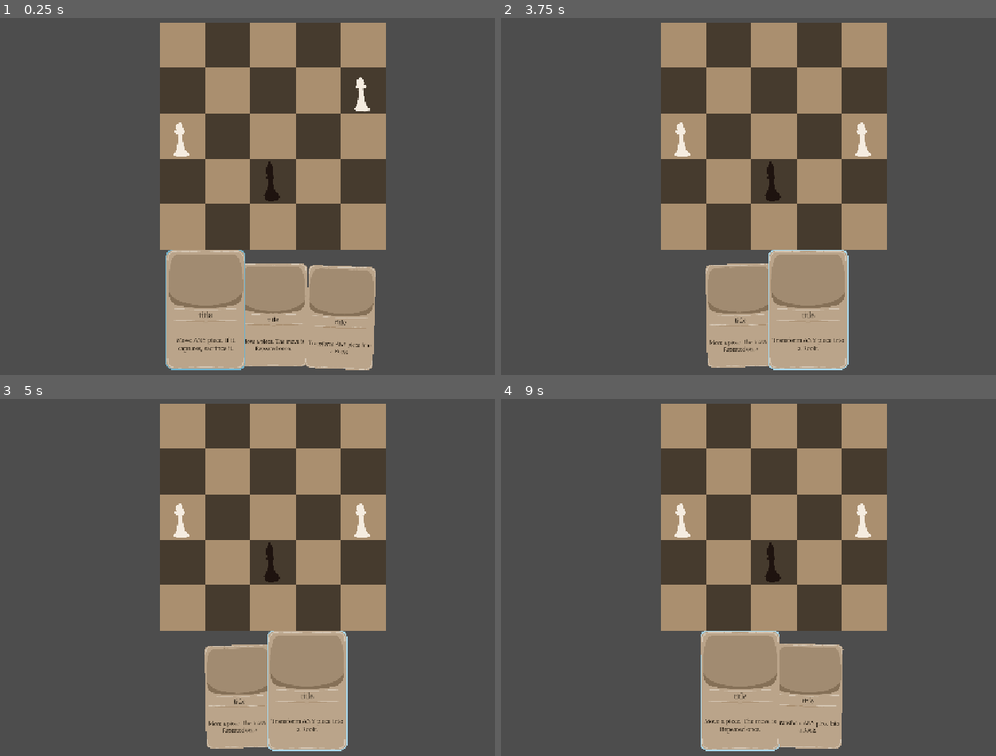
Above: before the commit, frames 1-4 (two rows, left to right).
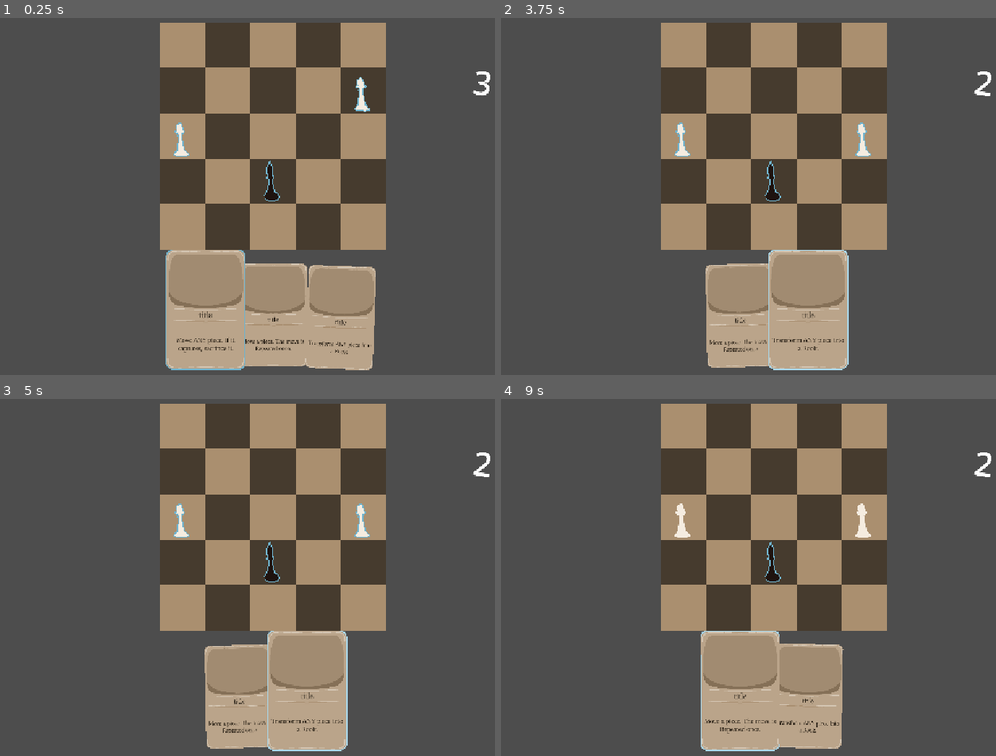
Above: after the commit, the same moments.

Repository: yourname3/gmtk-2026
Game: Godot game, scene res://levels/transform_rook.tscn
Same seed, same stepped clock (60 frames per second), same inputs: the game is played once before the commit and once after it. This scene is started directly instead of the project's main scene.
Inputs (mouse positions are in pixels of both pictures, inside the frame that each line leads up to):
- Up to frame 1 (0.25 s): no input
- Up to frame 2 (3.75 s): move the mouse to (773, 182) at 0.52 s; click (773, 182) at 0.6 s; tap Enter at 1.25, 2.75 s; move the mouse to (684, 135) at 1.27 s; click (684, 135) at 1.35 s; tap Space at 2 s; move the mouse to (862, 89) at 2.02 s; click (862, 89) at 2.1 s; move the mouse to (862, 135) at 2.77 s; click (862, 135) at 2.85 s; move the mouse to (966, 250) at 3.52 s; click (966, 250) at 3.6 s
- Up to frame 3 (5 s): tap Space at 4.25 s; move the mouse to (84, 523) at 4.27 s; click (84, 523) at 4.35 s
- Up to frame 4 (9 s): tap Enter at 5 s; move the mouse to (807, 577) at 5.02 s; click (807, 577) at 5.1 s; tap Space at 5.75 s; move the mouse to (679, 488) at 5.77 s; click (679, 488) at 5.85 s; move the mouse to (911, 559) at 6.52 s; click (911, 559) at 6.6 s; move the mouse to (644, 595) at 7.27 s; click (644, 595) at 7.35 s; move the mouse to (837, 498) at 8.02 s; click (837, 498) at 8.1 s; move the mouse to (743, 648) at 8.77 s; click (743, 648) at 8.85 s

The runs differ from the first frame. In frame 1, 0.3% of the frame differs, in the area x 35-100%, y 14-52%; in frame 2, 0.3%; in frame 3, 0.3%; in frame 4, 0.2%.

Commit message:
add clock + lots of other updates

Diff:
--- a/board_highlighter/board_highlighter.gd
+++ b/board_highlighter/board_highlighter.gd
@@ -11,6 +11,7 @@
 }
 
 static var select_state := SelectState.NONE
+static var select_filter: CardData.PieceFilter = CardData.PieceFilter.SAME_SIDE
 # Integer id to determine if we're on the same select or not
 static var select_id := 0
 
--- a/card/card_data.gd
+++ b/card/card_data.gd
@@ -4,6 +4,11 @@
 enum Activate {
 	PieceMove,
 	PieceSelect,
+}
+
+enum PieceFilter {
+	SAME_SIDE,
+	ANY,
 }
 
 enum SpecialAbility {
@@ -13,6 +18,7 @@
 }
 
 @export var activation: Activate = Activate.PieceMove
+@export var piece_filter: PieceFilter = PieceFilter.SAME_SIDE
 @export var ability: SpecialAbility = SpecialAbility.None
 @export var description: String = "Card description"
 
@@ -31,4 +37,4 @@
 				Board.move(piece, pos)
 				await SignalBus.piece_moved
 		SpecialAbility.TransformRook:
-			selected_piece.transform_into(Piece.Type.ROOK)
+			await selected_piece.transform_into(Piece.Type.ROOK)
--- a/card/card_hand.gd
+++ b/card/card_hand.gd
@@ -7,6 +7,9 @@
 
 # Applies any relevant state updates when a new card becomes "selected" for real.
 func select_card(card: Card) -> void:
+	if card != Card.selected_card: # Reset board selection for now..
+		if BoardHighlighter.select_state == BoardHighlighter.SelectState.LOCATION:
+			SignalBus.move_selected.emit(null)
 	Card.selected_card = card
 
 	var set_select_state := false
@@ -22,7 +25,10 @@
 
 	if not set_select_state:
 		# Reset to NONE
+
 		BoardHighlighter.select_state = BoardHighlighter.SelectState.NONE
+
+	BoardHighlighter.select_filter = card.data.piece_filter
 
 func arrange_cards() -> void:
 	const w: float = 384
@@ -99,6 +105,8 @@
 		select_card(active_cards[0])
 
 	SignalBus.card_finished_playing.connect(func():
+		Clock.instance.update(active_cards.size())
+
 		await get_tree().process_frame
 		if Card.selected_card == null:
 			for child in active_cards:
@@ -106,6 +114,10 @@
 					select_card(child)
 					break
 	)
+
+	await get_tree().process_frame
+	await get_tree().process_frame
+	Clock.instance.update(active_cards.size())
 
 func get_height() -> float:
 	return %RefRect.get_rect().size.y
--- a/cards/move_any_then_sacrifice_on_capture.tres
+++ b/cards/move_any_then_sacrifice_on_capture.tres
@@ -4,5 +4,6 @@
 
 [resource]
 script = ExtResource("1_2bxtk")
+piece_filter = 1
 description = "Move ANY piece. If it captures, sacrifice it."
 metadata/_custom_type_script = "uid://dfant1e3uq18d"
--- a/cards/transform_any_rook.tres
+++ b/cards/transform_any_rook.tres
@@ -5,6 +5,7 @@
 [resource]
 script = ExtResource("1_65fmm")
 activation = 1
+piece_filter = 1
 ability = 2
 description = "Transform ANY piece into a Rook."
 metadata/_custom_type_script = "uid://dfant1e3uq18d"
--- /dev/null
+++ b/clock/clock.gd
@@ -0,0 +1,12 @@
+extends Node2D
+class_name Clock
+
+@onready var clock := %Clock
+
+static var instance: Clock = null
+
+func _ready() -> void:
+	instance = self
+
+func update(cards: int) -> void:
+	clock.text = str(cards)
--- /dev/null
+++ b/clock/clock.tscn
@@ -0,0 +1,17 @@
+[gd_scene format=3 uid="uid://dkp8oou7e0gjs"]
+
+[ext_resource type="Script" uid="uid://ddulvhcfbgc8t" path="res://clock/clock.gd" id="1_vx6em"]
+
+[node name="Clock" type="Node2D" unique_id=444931598]
+script = ExtResource("1_vx6em")
+
+[node name="Clock" type="Label" parent="." unique_id=410796401]
+unique_name_in_owner = true
+offset_left = -79.0
+offset_top = -150.0
+offset_right = 137.0
+offset_bottom = 109.0
+rotation = 0.14304401
+theme_override_font_sizes/font_size = 189
+text = "3"
+horizontal_alignment = 1
--- a/levels/transform_rook.tscn
+++ b/levels/transform_rook.tscn
@@ -6,6 +6,7 @@
 [ext_resource type="Resource" uid="uid://2j0d8g238d0v" path="res://cards/move_any_then_sacrifice_on_capture.tres" id="4_vhriu"]
 [ext_resource type="Resource" uid="uid://blm2qo2rq08c6" path="res://cards/repeat_move_once.tres" id="5_dqnsy"]
 [ext_resource type="Resource" uid="uid://bpt24de36uqyt" path="res://cards/transform_any_rook.tres" id="6_jwtk1"]
+[ext_resource type="PackedScene" uid="uid://dkp8oou7e0gjs" path="res://clock/clock.tscn" id="7_vhriu"]
 
 [node name="Level" unique_id=1114344541 instance=ExtResource("1_1hcpy")]
 
@@ -23,3 +24,6 @@
 
 [node name="CardHand" parent="." index="6" unique_id=850826435]
 cards = Array[ExtResource("3_ncwog")]([ExtResource("4_vhriu"), ExtResource("5_dqnsy"), ExtResource("6_jwtk1")])
+
+[node name="Clock" parent="." index="7" unique_id=444931598 instance=ExtResource("7_vhriu")]
+position = Vector2(1817, 343)
--- a/piece/piece.gd
+++ b/piece/piece.gd
@@ -19,23 +19,58 @@
 }
 
 @onready var sprite := %Sprite
+# @onready var highlight := %Highlight
 
 @export var type: Type = Type.PAWN
 @export var is_black: bool = true
 
 func update_appearance() -> void:
 	sprite.region_rect.position.x = (256 * 5) - int(type) * 256
-	sprite.modulate = COLOR_BLACK if is_black else COLOR_WHITE
+	sprite.self_modulate = COLOR_BLACK if is_black else COLOR_WHITE
 
 # Called when the node enters the scene tree for the first time.
 func _ready() -> void:
 	update_appearance()
+
+	if not Engine.is_editor_hint():
+		sprite.set_instance_shader_parameter(&"line_thickness", 0.0)
+		sprite.set_instance_shader_parameter(&"line_colour", Card.HIGHLIGHT_SOFT)
+
+var _highlight_tween: Tween = null
+var _highlight_state: bool = false
+var _highlight_hard: bool = false
+
+func _set_highlight(hl: bool, hard: bool = false) -> void:
+	if hl == _highlight_state and hard == _highlight_hard: return
+
+	if _highlight_tween:
+		_highlight_tween.kill()
+		_highlight_tween = null
+
+	_highlight_tween = create_tween()
+	if hl != _highlight_state:
+		_highlight_tween.tween_property(sprite, ^"instance_shader_parameters/line_thickness",
+			0.008 if hl else 0.0, 0.1).set_ease(Tween.EASE_IN_OUT).set_trans(Tween.TRANS_CUBIC)
+	if hard != _highlight_hard:
+		_highlight_tween.parallel().tween_property(sprite, ^"instance_shader_parameters/line_colour",
+			Card.HIGHLIGHT_HARD if hard else Card.HIGHLIGHT_SOFT, 0.1).set_ease(Tween.EASE_IN_OUT).set_trans(Tween.TRANS_CUBIC)
+
+	_highlight_state = hl
+	_highlight_hard = hard
 
 # Called every frame. 'delta' is the elapsed time since the previous frame.
 func _process(delta: float) -> void:
 	if Engine.is_editor_hint():
 		update_appearance()
 		return
+
+	if BoardHighlighter.select_state == BoardHighlighter.SelectState.PIECE or \
+		BoardHighlighter.select_state == BoardHighlighter.SelectState.PIECE_ONLY:
+		_set_highlight(is_selectable())
+	elif BoardHighlighter.select_state == BoardHighlighter.SelectState.LOCATION:
+		_set_highlight(is_selectable() and not BoardHighlighter.is_tile_highlighted(tile_pos()), _is_move_selector)
+	else:
+		_set_highlight(false)
 
 	# TODO: Not this.
 	#if BoardHighlighter.select_state == BoardHighlighter.SelectState.NONE:
@@ -106,7 +141,7 @@
 
 func select_this() -> void:
 	SignalBus.piece_selected.emit(self)
-
+	BoardHighlighter.select_state = BoardHighlighter.SelectState.NONE
 
 func transform_into(type: Type) -> void:
 	self.type = type
@@ -153,18 +188,27 @@
 	await %AnimationPlayer.animation_finished
 	queue_free()
 
+func is_selectable() -> bool:
+	match BoardHighlighter.instance.select_filter:
+		CardData.PieceFilter.SAME_SIDE:
+			return is_black
+		CardData.PieceFilter.ANY:
+			return true
+	return false
+
 func _input_event(viewport: Viewport, event: InputEvent, shape_idx: int) -> void:
 	if event is InputEventMouseButton:
 		if event.button_index == MouseButton.MOUSE_BUTTON_LEFT and event.is_pressed():
-			if BoardHighlighter.select_state == BoardHighlighter.SelectState.PIECE:
-				move_this()
-			elif BoardHighlighter.select_state == BoardHighlighter.SelectState.PIECE_ONLY:
-				select_this()
-			elif BoardHighlighter.select_state == BoardHighlighter.SelectState.LOCATION:
-				var is_selector = _is_move_selector
-				# If we are not ourselves highlighted, we are allowed to steal the selection state.
-				if not BoardHighlighter.is_tile_highlighted(tile_pos()):
-					# First, remove the existing highlights...
-					SignalBus.move_selected.emit(null)
-					# Then invoke ourselves, unless we were already selected (in that case deselect)
-					if not is_selector: move_this()
+			if is_selectable():
+				if BoardHighlighter.select_state == BoardHighlighter.SelectState.PIECE:
+					move_this()
+				elif BoardHighlighter.select_state == BoardHighlighter.SelectState.PIECE_ONLY:
+					select_this()
+				elif BoardHighlighter.select_state == BoardHighlighter.SelectState.LOCATION:
+					var is_selector = _is_move_selector
+					# If we are not ourselves highlighted, we are allowed to steal the selection state.
+					if not BoardHighlighter.is_tile_highlighted(tile_pos()):
+						# First, remove the existing highlights...
+						SignalBus.move_selected.emit(null)
+						# Then invoke ourselves, unless we were already selected (in that case deselect)
+						if not is_selector: move_this()
--- /dev/null
+++ b/piece/piece.gdshader
@@ -0,0 +1,80 @@
+shader_type canvas_item;
+
+instance uniform vec4 line_colour : source_color = vec4(1.0); // default = white
+instance uniform float line_thickness : hint_range(0, 0.1) = 0.04; // the max distance from a transparent fragment to search for an opaque pixel - effectively the line width as named
+uniform float border_visibility : hint_range(0, 1) = 1.0; // control to fade border in and out
+uniform float gradient_intensity : hint_range(0, 5) = 3; // controls how quickly the gradient falls off
+uniform float gradient_steps : hint_range(1, 20) = 10; // controls the 'fineness' of the gradient
+
+// the directions to search for an opaque pixel - each a point on the unit circle (full distance multiplies this by line_thickness)
+// more directions = more accurate detection = better results around curved edges or corners
+const vec2 OFFSETS[16] = vec2[16](
+    vec2(-1.000,  0.000),   // 0° (Left) - Actually 180°, but starting here for comparison
+    vec2(-0.924, -0.383),   // 22.5°
+    vec2(-0.707, -0.707),   // 45° (Down-Left)
+    vec2(-0.383, -0.924),   // 67.5°
+    vec2( 0.000, -1.000),   // 90° (Down)
+    vec2( 0.383, -0.924),   // 112.5°
+    vec2( 0.707, -0.707),   // 135° (Down-Right)
+    vec2( 0.924, -0.383),   // 157.5°
+    vec2( 1.000,  0.000),   // 180° (Right) - Actually 0°
+    vec2( 0.924,  0.383),   // 202.5°
+    vec2( 0.707,  0.707),   // 225° (Up-Right)
+    vec2( 0.383,  0.924),   // 247.5°
+    vec2( 0.000,  1.000),   // 270° (Up)
+    vec2(-0.383,  0.924),   // 292.5°
+    vec2(-0.707,  0.707),   // 315° (Up-Left)
+    vec2(-0.924,  0.383)    // 337.5°
+);
+
+void fragment() {
+    vec4 colour = texture(TEXTURE, UV);
+    if(colour.a < 0.04)
+    {
+        COLOR = colour; // skip calculation for near fully opaque pixels or when fully faded
+    }
+    else
+    {
+        vec2 aspect_corrected_thickness = vec2(line_thickness, line_thickness / (TEXTURE_PIXEL_SIZE.x / TEXTURE_PIXEL_SIZE.y));
+
+        // test each direction, finding any opaque pixels in range. note this isn't adjacent pixels,
+        // but 'up to line length' away in each of the offsets. this results in the thick border effect,
+        // as the edge of the border still finds the edge of the opaque region in that direction
+        float min_distance = 1.0;
+        for (int i = 0; i < OFFSETS.length(); i++) {
+            vec2 sample_uv = UV + OFFSETS[i] * aspect_corrected_thickness;
+
+            // sample multiple points along the direction to get a distance estimate
+            // more sample positions mean smoother gradient
+            for (float t = 0.0; t <= 1.0; t += 1.0/gradient_steps) {
+                vec4 sample_colour = texture(TEXTURE, mix(UV, sample_uv, t));
+                if (sample_colour.a < 0.01) { // mostly transparent
+                    min_distance = min(min_distance, t);
+                    break;
+                }
+            }
+        }
+
+        // no opaque pixels found likely means we are > line_length away from the edge of the sprite
+        //if (min_distance >= 1.0) {
+            //discard;
+        //}
+
+		if (min_distance < 1.0) {
+			//if (min_distance > 0.3) {
+				//COLOR = vec4(vec3(0.0), 1.0);
+			//}
+			//else {
+			COLOR = line_colour;
+			//}
+		}
+
+        //float gradient = 1.0 - pow(min_distance, gradient_intensity);
+        //gradient *= border_visibility;
+        //
+        //vec4 outline_colour = line_colour;
+        //outline_colour.a *= gradient;
+
+        //COLOR = outline_colour;
+    }
+}
--- a/piece/piece.tscn
+++ b/piece/piece.tscn
@@ -2,6 +2,13 @@
 
 [ext_resource type="Script" uid="uid://ha6h0kq47yon" path="res://piece/piece.gd" id="1_6byuq"]
 [ext_resource type="Texture2D" uid="uid://bv041j16pukgw" path="res://chessboard/pieces.png" id="1_l0ktr"]
+[ext_resource type="Shader" uid="uid://ba51veyqlqd54" path="res://piece/piece.gdshader" id="2_2eswf"]
+
+[sub_resource type="ShaderMaterial" id="ShaderMaterial_4wn1d"]
+shader = ExtResource("2_2eswf")
+shader_parameter/border_visibility = 1.0
+shader_parameter/gradient_intensity = 3.0
+shader_parameter/gradient_steps = 2.0000000475
 
 [sub_resource type="RectangleShape2D" id="RectangleShape2D_6byuq"]
 size = Vector2(240, 240)
@@ -166,7 +173,7 @@
 "times": PackedFloat32Array(0, 0.1, 0.16666667, 0.2),
 "transitions": PackedFloat32Array(1, 1, 1, 1),
 "update": 0,
-"values": [0.0, -0.44854961776254276, 0.2862339973270699, 0.0]
+"values": [0.0, -0.4485496177625427, 0.2862339973270699, 0.0]
 }
 tracks/1/type = "value"
 tracks/1/imported = false
@@ -238,7 +245,9 @@
 
 [node name="Sprite" type="Sprite2D" parent="." unique_id=1279465721]
 unique_name_in_owner = true
-modulate = Color(0.11764706, 0.07450981, 0.05882353, 1)
+self_modulate = Color(0.11764706, 0.07450981, 0.05882353, 1)
+material = SubResource("ShaderMaterial_4wn1d")
+instance_shader_parameters/line_thickness = 0.00800000038
 position = Vector2(128, 256)
 texture = ExtResource("1_l0ktr")
 offset = Vector2(0, -128)
@@ -246,6 +255,7 @@
 region_rect = Rect2(1280, 0, 256, 256)
 
 [node name="CollisionShape2D" type="CollisionShape2D" parent="." unique_id=377802507]
+visible = false
 position = Vector2(128, 128)
 shape = SubResource("RectangleShape2D_6byuq")
 
Not shown, added: clock/clock.gd.uid
Not shown, added: piece/piece.gdshader.uid
